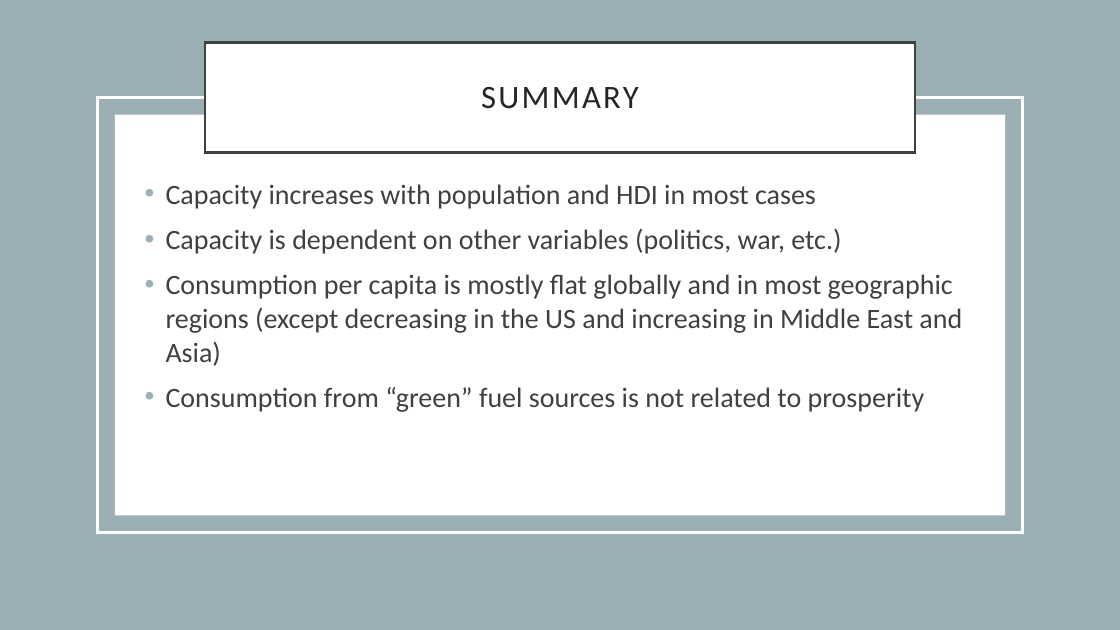
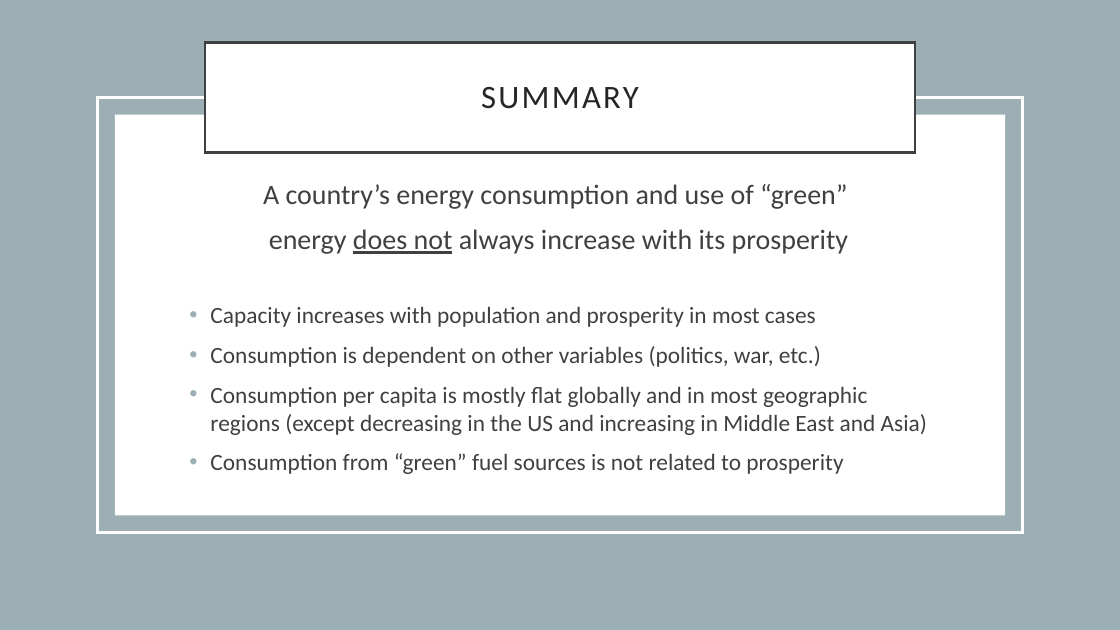
Before and after one commit to gabigham/dagger, a slide deck: slide 5 of Project 1.pptx. Drawn at 1120x630 pixels with LibreOffice and Linux fonts; fonts in the diff are those of the drawing. Boxes give left, top, right and bottom in pixels: in the first picture for what was removed or moved away, otherwise in the second. Text is boxed around its words. In the diff, an @@ line names an element or a change of style, - is before the commit and + after.

```diff
--- a/Project 1.pptx
+++ b/Project 1.pptx
@@ text "A country’s energy consumption and ...": place and size @@
-text "A country’s energy consumption and ..." at (166, 184, 962, 412)
+text "A country’s energy consumption and ..." at (210, 184, 927, 474)
@@ text at (210, 184, 849, 367): text changed; size 24 to 20 pt @@
-• Capacity increases with population and HDI in most cases
-• Capacity is dependent on other variables (politics, war, etc.)
+A country’s energy consumption and use of “green”
+energy does not always increase with its prosperity
+• Capacity increases with population and prosperity in most cases
+• Consumption is dependent on other variables (politics, war, etc.)
@@ text at (210, 387, 927, 474): size 24 to 20 pt in "Consumption per capita is mostly flat globally ...", "Consumption from “green” fuel sources is not ..." @@
```
Also in this commit, not shown: 4 other slides changed, 6 other files.
